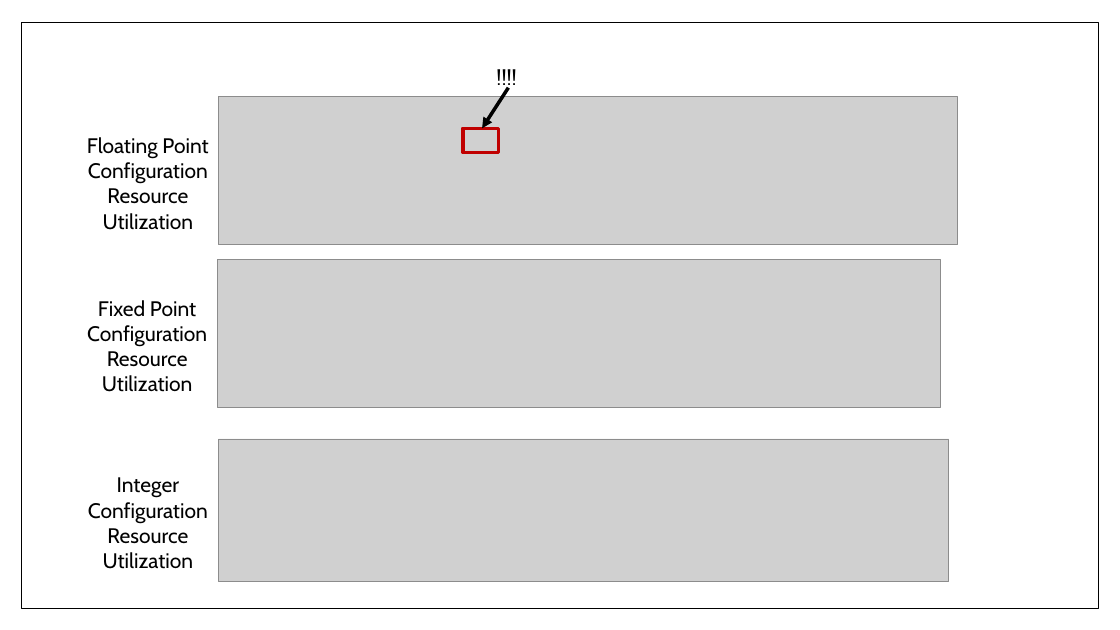
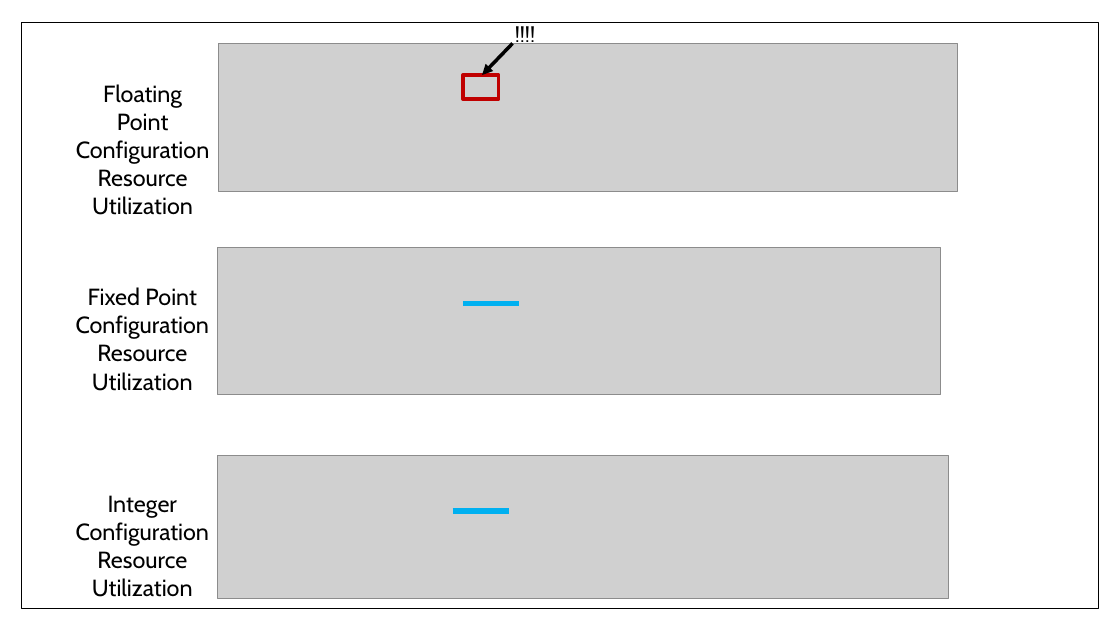
Before and after one commit to monkeyboyfr3sh/ReconHardware, a slide deck: slide 38 of Documents/Presentations/Presentation1.pptx. Drawn at 1120x630 pixels with LibreOffice and Linux fonts; fonts in the diff are those of the drawing; grey boxes stand for pictures. Boxes give left, top, right and bottom in pixels: in the first picture for what was removed or moved away, otherwise in the second. Text is boxed around its words. In the diff, an @@ line names an element or a change of style, - is before the commit and + after.

```diff
--- a/Documents/Presentations/Presentation1.pptx
+++ b/Documents/Presentations/Presentation1.pptx
@@ text "!!!!": place and size @@
-text "!!!!" at [488, 60, 530, 94]
+text "!!!!" at [507, 18, 549, 51]
@@ picture: place and size @@
-picture at [218, 97, 958, 245]
+picture at [218, 44, 958, 192]
@@ arrow moved from (508, 87) - (482, 129) to (513, 44) - (482, 75) @@
@@ size 18 to 20 pt in 3 elements at [76, 287, 209, 391], [76, 495, 209, 597], [76, 84, 209, 215] @@
@@ text "Floating Point": place and size @@
-text "Floating Point" at [87, 137, 208, 230]
+text "Floating Point" at [76, 84, 209, 215]
@@ rectangle: place and size @@
-rectangle at [463, 129, 499, 153]
+rectangle at [463, 75, 499, 99]
@@ picture: place and size @@
-picture at [218, 260, 940, 408]
+picture at [218, 247, 940, 395]
@@ text "Fixed Point": place and size @@
-text "Fixed Point" at [87, 300, 207, 392]
+text "Fixed Point" at [76, 287, 209, 391]
@@ line added from (463, 303) to (519, 303), #00B0F0 4.5 pt @@
@@ picture: place and size @@
-picture at [218, 439, 949, 582]
+picture at [218, 456, 949, 599]
@@ text "Integer": place and size @@
-text "Integer" at [88, 477, 208, 569]
+text "Integer" at [76, 495, 209, 597]
@@ line added from (453, 511) to (509, 511), #00B0F0 4.5 pt @@
```
Also in this commit, not shown: 27 other slides changed.
